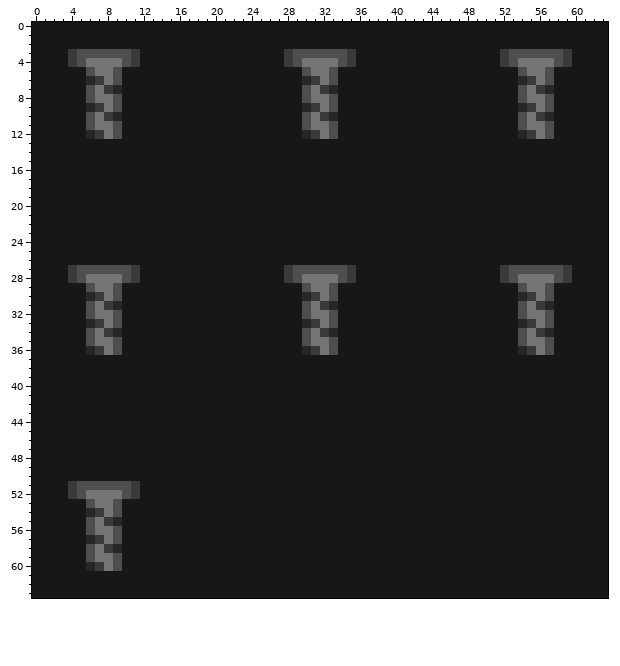
Two versions of one pixel-art sprite, Assets/Textures/Collectables/Collectables7.png. Above: the version before the commit.
The file is 64x64 pixels.
After the commit:
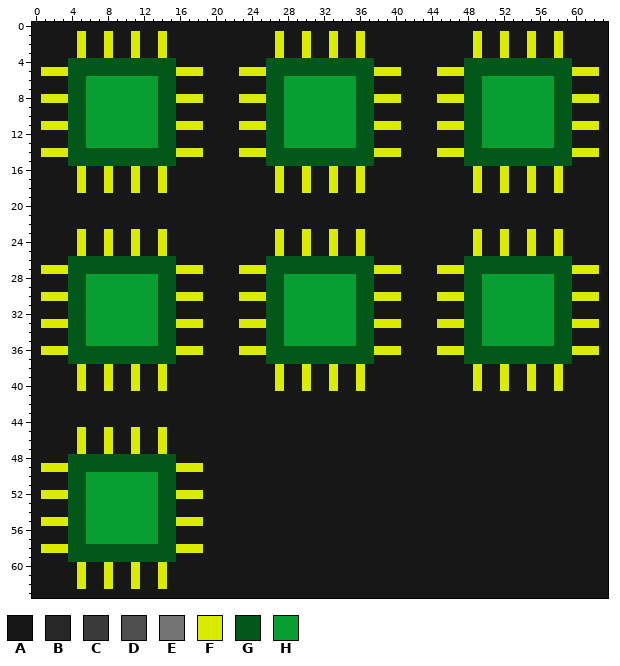
Palette (. is transparent): A #171717  B #272727  C #3a3a3a  D #4e4e4e  E #747474  F #d9ec00  G #025819  H #099e31
Author's note on the commit: Changed out the collectables textures for chips
Diff:
Changed rows in their new state; - is an unchanged pixel.
first column x 1:
 1 ----F--F--F--F------------F--F--F--F------------F--F--F--F----
 2 ----F--F--F--F------------F--F--F--F------------F--F--F--F----
 3 ---AFAAFAAF--F------------FAAFAAFAAF------------F--FAAFAAFA---
 4 ---GGGGGGGGGGGG----------GGGGGGGGGGGG----------GGGGGGGGGGGG---
 5 FFFGGGGGGGGGGGGFFF----FFFGGGGGGGGGGGGFFF----FFFGGGGGGGGGGGGFFF
 6 ---GGHHHHHHHHGG----------GGHHHHHHHHGG----------GGHHHHHHHHGG---
 7 ---GGHHHHHHHHGG----------GGHHHHHHHHGG----------GGHHHHHHHHGG---
 8 FFFGGHHHHHHHHGGFFF----FFFGGHHHHHHHHGGFFF----FFFGGHHHHHHHHGGFFF
 9 ---GGHHHHHHHHGG----------GGHHHHHHHHGG----------GGHHHHHHHHGG---
10 ---GGHHHHHHHHGG----------GGHHHHHHHHGG----------GGHHHHHHHHGG---
11 FFFGGHHHHHHHHGGFFF----FFFGGHHHHHHHHGGFFF----FFFGGHHHHHHHHGGFFF
12 ---GGHHHHHHHHGG----------GGHHHHHHHHGG----------GGHHHHHHHHGG---
13 ---GGHHHHHHHHGG----------GGHHHHHHHHGG----------GGHHHHHHHHGG---
14 FFFGGGGGGGGGGGGFFF----FFFGGGGGGGGGGGGFFF----FFFGGGGGGGGGGGGFFF
15 ---GGGGGGGGGGGG----------GGGGGGGGGGGG----------GGGGGGGGGGGG---
16 ----F--F--F--F------------F--F--F--F------------F--F--F--F----
17 ----F--F--F--F------------F--F--F--F------------F--F--F--F----
18 ----F--F--F--F------------F--F--F--F------------F--F--F--F----
first column x 1:
23 ----F--F--F--F------------F--F--F--F------------F--F--F--F----
24 ----F--F--F--F------------F--F--F--F------------F--F--F--F----
25 ----F--F--F--F------------F--F--F--F------------F--F--F--F----
26 ---GGGGGGGGGGGG----------GGGGGGGGGGGG----------GGGGGGGGGGGG---
27 FFFGGGGGGGGGGGGFFF----FFFGGGGGGGGGGGGFFF----FFFGGGGGGGGGGGGFFF
28 ---GGHHHHHHHHGG----------GGHHHHHHHHGG----------GGHHHHHHHHGG---
29 ---GGHHHHHHHHGG----------GGHHHHHHHHGG----------GGHHHHHHHHGG---
30 FFFGGHHHHHHHHGGFFF----FFFGGHHHHHHHHGGFFF----FFFGGHHHHHHHHGGFFF
31 ---GGHHHHHHHHGG----------GGHHHHHHHHGG----------GGHHHHHHHHGG---
32 ---GGHHHHHHHHGG----------GGHHHHHHHHGG----------GGHHHHHHHHGG---
33 FFFGGHHHHHHHHGGFFF----FFFGGHHHHHHHHGGFFF----FFFGGHHHHHHHHGGFFF
34 ---GGHHHHHHHHGG----------GGHHHHHHHHGG----------GGHHHHHHHHGG---
35 ---GGHHHHHHHHGG----------GGHHHHHHHHGG----------GGHHHHHHHHGG---
36 FFFGGGGGGGGGGGGFFF----FFFGGGGGGGGGGGGFFF----FFFGGGGGGGGGGGGFFF
37 ---GGGGGGGGGGGG----------GGGGGGGGGGGG----------GGGGGGGGGGGG---
38 ----F--F--F--F------------F--F--F--F------------F--F--F--F----
39 ----F--F--F--F------------F--F--F--F------------F--F--F--F----
40 ----F--F--F--F------------F--F--F--F------------F--F--F--F----
first column x 1:
45 ----F--F--F--F----
46 ----F--F--F--F----
47 ----F--F--F--F----
48 ---GGGGGGGGGGGG---
49 FFFGGGGGGGGGGGGFFF
50 ---GGHHHHHHHHGG---
51 ---GGHHHHHHHHGG---
52 FFFGGHHHHHHHHGGFFF
53 ---GGHHHHHHHHGG---
54 ---GGHHHHHHHHGG---
55 FFFGGHHHHHHHHGGFFF
56 ---GGHHHHHHHHGG---
57 ---GGHHHHHHHHGG---
58 FFFGGGGGGGGGGGGFFF
59 ---GGGGGGGGGGGG---
60 ----FAAFA-F--F----
61 ----F--F--F--F----
62 ----F--F--F--F----
Pixel boxes of the changes (left, top, right, bottom) in both pictures:
changed: (41, 31, 401, 391)
changed: (437, 31, 599, 391)
changed: (41, 427, 203, 589)
